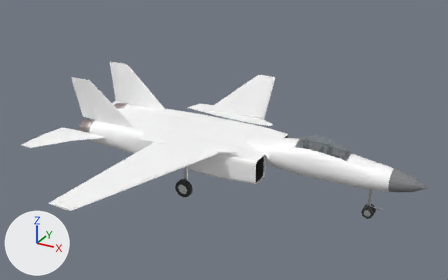
The FBX model fuente/cad/f14_f110.fbx, before and after one commit.
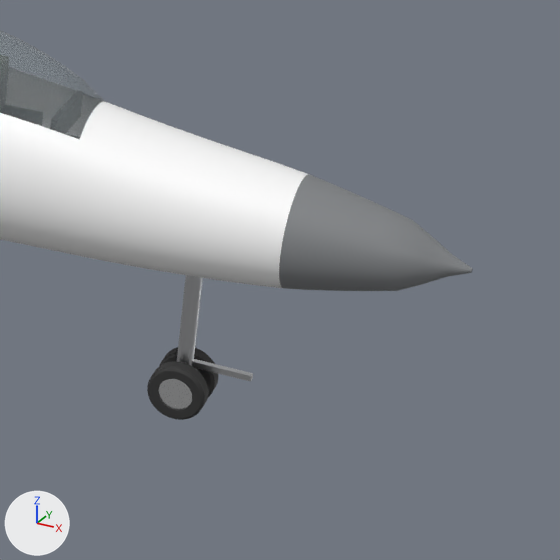
The first picture shows the older version from a camera (50 mm lens) standing at (13.7, -25.7, 13.0) and looking at (-0.3, -0.2, 0.3). The close-ups show the older and then the newer version on the part from 74% to 100% of the width and 47% to 88% of the height of that picture. Only the edits that show in the close-ups are written down. Lighting does not change. The marker at lower left points along +X, +Y and +Z. Where no turn or scale is listed for an object, it has been applied to the vertices. Vertices at exactly the same position are counted once.

In view in the first close-up: 'Burbuja de la cabina', 'Fuselaje delantero con la cabina en tándem', 'Radomo del radar AN/APG-71', 'Tren de morro con barra de lanzamiento'.
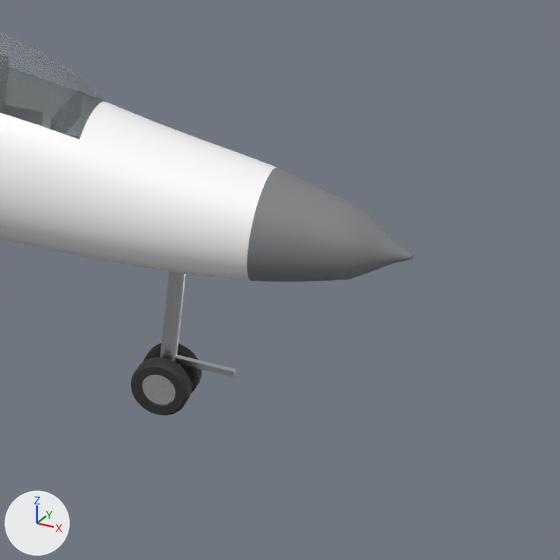
Boxes [x1, y1, x2, y2] around the edits, measured in the close-ups (560 x 560 px; the box of a moved part takes in the faces that stretch with it):
'Fuselaje delantero con la cabina en tándem', reshaped
    before: [0, 102, 310, 288]
    after: [0, 102, 276, 281]
'Radomo del radar AN/APG-71', moved, rescaled (14% narrower)
    before: [279, 174, 473, 291]
    after: [247, 167, 413, 282]
'Tren de morro con barra de lanzamiento', moved
    before: [147, 275, 253, 420]
    after: [131, 271, 236, 415]
part 2 of me_fuselaje_delantero_002, moved or reshaped
    before: [117, 106, 310, 288]
    after: [117, 107, 276, 281]

Edits to the bpy script that builds the scene:
```text
Change me_fuselaje_delantero_002:
    used by ob_fuselaje_delantero_con_la_cabina_en_tándem; location = (0.0, 0.0, 0.0)
    remove me_fuselaje_delantero_002.from_pydata(...)  # 1824 vertices, 1661 faces; spans x 1.0..8.3, y -0.84..0.84, z -0.74..1.06
    add me_fuselaje_delantero_002.from_pydata(...)  # 1824 vertices, 1661 faces; spans x 1.0..8.0, y -0.84..0.84, z -0.74..1.06
    me_fuselaje_delantero_002 part 2: all 480 vertices in x 6.5..8.3, y -0.72..0.72, z -0.67..0.79 are scaled about their middle by (0.851, 1, 1), then moved by (-0.16, 0.0, 0.0)
Change me_radomo:
    used by ob_radomo_del_radar_an_apg_71; location = (0.0, 0.0, 0.0)
    remove me_radomo.from_pydata(...)  # 432 vertices, 384 faces; spans x 8.3..9.9, y -0.56..0.56, z -0.54..0.54
    add me_radomo.from_pydata(...)  # 432 vertices, 384 faces; spans x 8.0..9.36, y -0.56..0.56, z -0.54..0.54
    me_radomo part 1: the whole mesh is scaled about its middle by (0.851, 1, 1), then moved by (-0.42, 0.0, 0.0)
Change ob_tren_de_morro_con_barra_de_lanzamiento:
    ob_tren_de_morro_con_barra_de_lanzamiento.location: (0.0, 0.0, 0.0) -> (-0.16, 0.0, 0.0)
```
